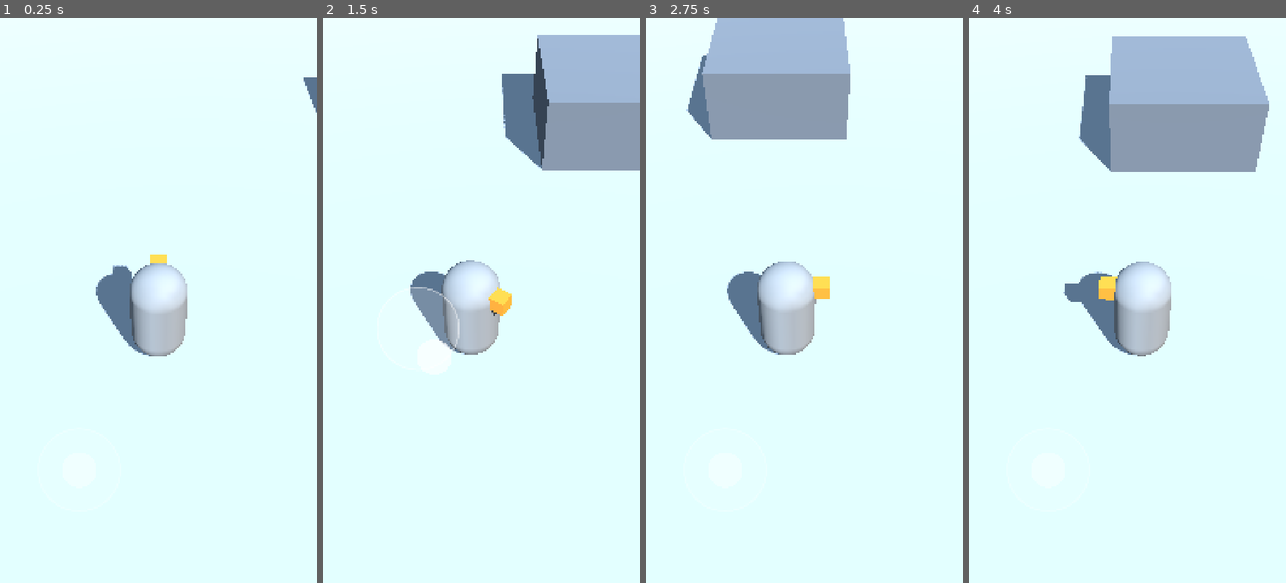
Above: before the commit, frames 1-4 (left to right).
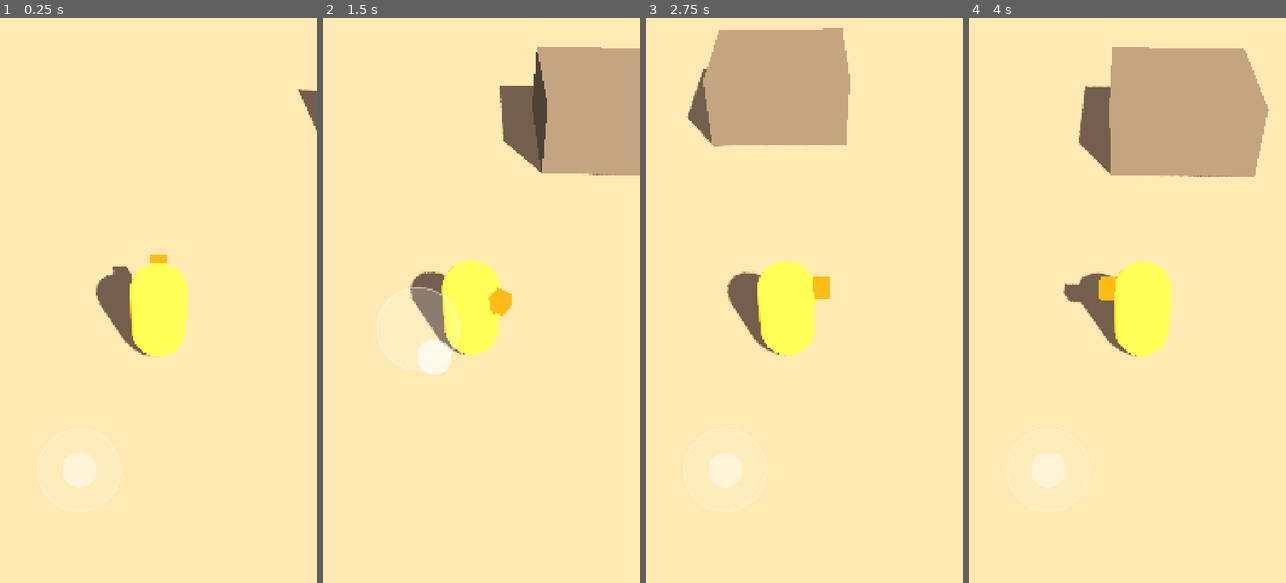
Above: after the commit, the same moments.

Repository: kms200104/material-search
Game: Godot game, scene res://game/village/village.tscn
Same seed, same stepped clock (60 frames per second), same inputs: the game is played once before the commit and once after it.
Inputs (mouse positions are in pixels of both pictures, inside the frame that each line leads up to):
- Up to frame 1 (0.25 s): no input
- Up to frame 2 (1.5 s): move the mouse to (551, 272) at 0.52 s; hold Right (ui_right) 0.53-1.25 s; click (551, 272) at 0.67 s; drag from (418, 328) to (465, 413) at 1.27 s
- Up to frame 3 (2.75 s): move the mouse to (836, 176) at 2.02 s; hold Right (ui_right) from 2.03 s (still down)
- Up to frame 4 (4 s): release Right (ui_right) at 2.75 s; drag from (1111, 413) to (1032, 215) at 2.77 s; move the mouse to (1222, 385) at 3.52 s; hold Left (ui_left) from 3.53 s (still down)

The runs differ from the first frame. In frame 1, 100% of the frame differs, in the area x 0-100%, y 0-100%; in frame 2, 100%; in frame 3, 100%; in frame 4, 100%.

Commit message:
Add toon material, warm lighting, world curve and shadow toggles
Toon diffuse shader with a shared world-curve include driven by global
shader parameters, plus a WorldStyle node that toggles toon shading,
warm sun/ambient light, world curve and single-cascade sun shadows.

Co-Authored-By: Claude Sonnet 5.5 <noreply@anthropic.com>
Claude-Session: https://claude.ai/code/session_019TDMEgspkhvZpHBxokYT7s

Diff:
--- /dev/null
+++ b/assets/materials/block_gray.tres
@@ -0,0 +1,7 @@
+[gd_resource type="ShaderMaterial" load_steps=2 format=3]
+
+[ext_resource type="Shader" path="res://assets/shaders/toon_world.gdshader" id="1_shader"]
+
+[resource]
+shader = ExtResource("1_shader")
+shader_parameter/albedo = Color(0.4, 0.4, 0.41, 1)
--- /dev/null
+++ b/assets/materials/ground_gray.tres
@@ -0,0 +1,7 @@
+[gd_resource type="ShaderMaterial" load_steps=2 format=3]
+
+[ext_resource type="Shader" path="res://assets/shaders/toon_world.gdshader" id="1_shader"]
+
+[resource]
+shader = ExtResource("1_shader")
+shader_parameter/albedo = Color(0.55, 0.55, 0.54, 1)
--- /dev/null
+++ b/assets/materials/player_body.tres
@@ -0,0 +1,7 @@
+[gd_resource type="ShaderMaterial" load_steps=2 format=3]
+
+[ext_resource type="Shader" path="res://assets/shaders/toon_world.gdshader" id="1_shader"]
+
+[resource]
+shader = ExtResource("1_shader")
+shader_parameter/albedo = Color(0.9, 0.72, 0.3, 1)
--- /dev/null
+++ b/assets/materials/player_nose.tres
@@ -0,0 +1,7 @@
+[gd_resource type="ShaderMaterial" load_steps=2 format=3]
+
+[ext_resource type="Shader" path="res://assets/shaders/toon_world.gdshader" id="1_shader"]
+
+[resource]
+shader = ExtResource("1_shader")
+shader_parameter/albedo = Color(1, 0.45, 0.12, 1)
--- /dev/null
+++ b/assets/shaders/lit_world.gdshader
@@ -0,0 +1,5 @@
+shader_type spatial;
+// 툰 끄기용: 같은 파라미터, 일반 디퓨즈. WorldStyle이 툰 셰이더와 맞바꾼다.
+render_mode specular_disabled;
+
+#include "res://assets/shaders/include/toon_common.gdshaderinc"
--- /dev/null
+++ b/assets/shaders/toon_world.gdshader
@@ -0,0 +1,5 @@
+shader_type spatial;
+// Godot 내장 Toon 디퓨즈. 하이라이트 없이 매트하게.
+render_mode diffuse_toon, specular_disabled;
+
+#include "res://assets/shaders/include/toon_common.gdshaderinc"
--- /dev/null
+++ b/game/lighting/world_style.gd
@@ -0,0 +1,129 @@
+class_name WorldStyle
+extends Node
+## 월드의 룩(툰 셰이딩 · 따뜻한 조명 · 월드 커브 · 그림자)을 한 곳에서 켜고 끈다.
+## 실행 중 인스펙터(원격 트리)에서 값을 바꾸면 즉시 반영된다.
+## 월드 커브/툰 부드러움은 전역 셰이더 파라미터로 모든 머티리얼에 공유된다.
+
+@export_group("References")
+@export var sun: DirectionalLight3D
+@export var world_environment: WorldEnvironment
+## 월드 커브의 기준점(보통 플레이어). 이 위치 주변이 평평하다.
+@export var focus: Node3D
+@export var toon_shader: Shader
+@export var lit_shader: Shader
+## 툰/일반 셰이더를 맞바꿀 머티리얼들 (같은 파라미터 이름을 공유해야 한다).
+@export var materials: Array[ShaderMaterial] = []
+
+@export_group("Toon")
+@export var toon_enabled: bool = true:
+	set(value):
+		toon_enabled = value
+		_apply_toon()
+## 툰 명암 경계의 부드러움. 0 = 칼같이 딱 떨어짐, 1 = 아주 부드러움.
+@export_range(0.0, 1.0, 0.01) var toon_softness: float = 0.35:
+	set(value):
+		toon_softness = value
+		_apply_toon()
+
+@export_group("World Curve")
+@export var curve_enabled: bool = true:
+	set(value):
+		curve_enabled = value
+		_apply_curve()
+## 기준점에서 d미터 떨어진 곳이 strength × d² 미터 가라앉는다.
+@export_range(0.0, 0.02, 0.0001) var curve_strength: float = 0.004:
+	set(value):
+		curve_strength = value
+		_apply_curve()
+
+@export_group("Warm Lighting")
+@export var warm_light_enabled: bool = true:
+	set(value):
+		warm_light_enabled = value
+		_apply_lighting()
+@export var warm_sun_color: Color = Color(1.0, 0.86, 0.66, 1.0):
+	set(value):
+		warm_sun_color = value
+		_apply_lighting()
+@export_range(0.0, 4.0, 0.05) var warm_sun_energy: float = 0.8:
+	set(value):
+		warm_sun_energy = value
+		_apply_lighting()
+@export var warm_ambient_color: Color = Color(0.98, 0.84, 0.72, 1.0):
+	set(value):
+		warm_ambient_color = value
+		_apply_lighting()
+@export_range(0.0, 4.0, 0.05) var warm_ambient_energy: float = 0.4:
+	set(value):
+		warm_ambient_energy = value
+		_apply_lighting()
+@export var neutral_sun_color: Color = Color(1.0, 1.0, 1.0, 1.0)
+@export_range(0.0, 4.0, 0.05) var neutral_sun_energy: float = 0.75
+@export var neutral_ambient_color: Color = Color(0.75, 0.78, 0.82, 1.0)
+@export_range(0.0, 4.0, 0.05) var neutral_ambient_energy: float = 0.35
+
+@export_group("Shadows")
+## 방향광 그림자. 모바일 규칙상 캐스케이드는 항상 1단계(ORTHOGONAL)로 고정한다.
+@export var shadows_enabled: bool = true:
+	set(value):
+		shadows_enabled = value
+		_apply_shadows()
+@export_range(5.0, 100.0, 0.5, "suffix:m") var shadow_distance: float = 28.0:
+	set(value):
+		shadow_distance = value
+		_apply_shadows()
+
+
+func _ready() -> void:
+	_apply_all()
+
+
+func _process(_delta: float) -> void:
+	if focus != null:
+		RenderingServer.global_shader_parameter_set("world_curve_origin", focus.global_position)
+
+
+func _apply_all() -> void:
+	_apply_toon()
+	_apply_curve()
+	_apply_lighting()
+	_apply_shadows()
+
+
+func _apply_toon() -> void:
+	if not is_node_ready():
+		return
+	RenderingServer.global_shader_parameter_set("toon_softness", toon_softness)
+	var shader: Shader = toon_shader if toon_enabled else lit_shader
+	if shader == null:
+		return
+	for material: ShaderMaterial in materials:
+		if material != null and material.shader != shader:
+			material.shader = shader
+
+
+func _apply_curve() -> void:
+	if not is_node_ready():
+		return
+	RenderingServer.global_shader_parameter_set("world_curve_strength", curve_strength if curve_enabled else 0.0)
+
+
+func _apply_lighting() -> void:
+	if not is_node_ready():
+		return
+	if sun != null:
+		sun.light_color = warm_sun_color if warm_light_enabled else neutral_sun_color
+		sun.light_energy = warm_sun_energy if warm_light_enabled else neutral_sun_energy
+	if world_environment != null and world_environment.environment != null:
+		var env: Environment = world_environment.environment
+		env.ambient_light_source = Environment.AMBIENT_SOURCE_COLOR
+		env.ambient_light_color = warm_ambient_color if warm_light_enabled else neutral_ambient_color
+		env.ambient_light_energy = warm_ambient_energy if warm_light_enabled else neutral_ambient_energy
+
+
+func _apply_shadows() -> void:
+	if not is_node_ready() or sun == null:
+		return
+	sun.shadow_enabled = shadows_enabled
+	sun.directional_shadow_mode = DirectionalLight3D.SHADOW_ORTHOGONAL
+	sun.directional_shadow_max_distance = shadow_distance
--- a/game/player/player.tscn
+++ b/game/player/player.tscn
@@ -1,6 +1,8 @@
-[gd_scene load_steps=6 format=3]
+[gd_scene load_steps=7 format=3]
 
 [ext_resource type="Script" path="res://game/player/player.gd" id="1_player"]
+[ext_resource type="Material" path="res://assets/materials/player_body.tres" id="2_body"]
+[ext_resource type="Material" path="res://assets/materials/player_nose.tres" id="3_nose"]
 
 [sub_resource type="CapsuleShape3D" id="CapsuleShape3D_body"]
 radius = 0.4
@@ -12,9 +14,6 @@
 
 [sub_resource type="BoxMesh" id="BoxMesh_nose"]
 size = Vector3(0.22, 0.22, 0.32)
-
-[sub_resource type="StandardMaterial3D" id="StandardMaterial3D_nose"]
-albedo_color = Color(1, 0.55, 0.15, 1)
 
 [node name="Player" type="CharacterBody3D" node_paths=PackedStringArray("body")]
 script = ExtResource("1_player")
@@ -29,8 +28,9 @@
 
 [node name="Capsule" type="MeshInstance3D" parent="Body"]
 mesh = SubResource("CapsuleMesh_body")
+surface_material_override/0 = ExtResource("2_body")
 
 [node name="Nose" type="MeshInstance3D" parent="Body"]
 transform = Transform3D(1, 0, 0, 0, 1, 0, 0, 0, 1, 0, 0.45, -0.42)
 mesh = SubResource("BoxMesh_nose")
-surface_material_override/0 = SubResource("StandardMaterial3D_nose")
+surface_material_override/0 = ExtResource("3_nose")
--- a/game/village/village.tscn
+++ b/game/village/village.tscn
@@ -1,12 +1,20 @@
-[gd_scene load_steps=15 format=3]
+[gd_scene load_steps=22 format=3]
 
 [ext_resource type="PackedScene" path="res://game/player/player.tscn" id="1_player"]
 [ext_resource type="Script" path="res://game/camera/follow_camera.gd" id="2_camera"]
 [ext_resource type="Script" path="res://ui/hud/virtual_joystick.gd" id="3_joystick"]
+[ext_resource type="Script" path="res://game/lighting/world_style.gd" id="4_style"]
+[ext_resource type="Shader" path="res://assets/shaders/toon_world.gdshader" id="5_toon"]
+[ext_resource type="Shader" path="res://assets/shaders/lit_world.gdshader" id="6_lit"]
+[ext_resource type="Material" path="res://assets/materials/ground_gray.tres" id="7_ground"]
+[ext_resource type="Material" path="res://assets/materials/block_gray.tres" id="8_block"]
+[ext_resource type="Material" path="res://assets/materials/player_body.tres" id="9_body"]
+[ext_resource type="Material" path="res://assets/materials/player_nose.tres" id="10_nose"]
 
 [sub_resource type="ProceduralSkyMaterial" id="Sky_mat"]
 sky_top_color = Color(0.55, 0.7, 0.85, 1)
 sky_horizon_color = Color(0.8, 0.85, 0.9, 1)
+ground_bottom_color = Color(0.8, 0.85, 0.9, 1)
 ground_horizon_color = Color(0.8, 0.85, 0.9, 1)
 
 [sub_resource type="Sky" id="Sky_main"]
@@ -18,18 +26,15 @@
 ambient_light_source = 3
 ambient_light_color = Color(0.75, 0.78, 0.82, 1)
 ambient_light_energy = 0.6
+tonemap_mode = 2
 
-[sub_resource type="StandardMaterial3D" id="Mat_ground"]
-albedo_color = Color(0.62, 0.64, 0.66, 1)
-
-[sub_resource type="StandardMaterial3D" id="Mat_block"]
-albedo_color = Color(0.42, 0.44, 0.47, 1)
-
-[sub_resource type="BoxMesh" id="Mesh_ground"]
-size = Vector3(60, 1, 60)
+[sub_resource type="PlaneMesh" id="Mesh_ground"]
+size = Vector2(160, 160)
+subdivide_width = 63
+subdivide_depth = 63
 
 [sub_resource type="BoxShape3D" id="Shape_ground"]
-size = Vector3(60, 1, 60)
+size = Vector3(160, 1, 160)
 
 [sub_resource type="BoxMesh" id="Mesh_block"]
 size = Vector3(3, 1.5, 3)
@@ -51,6 +56,19 @@
 [node name="Sun" type="DirectionalLight3D" parent="."]
 transform = Transform3D(0.866025, -0.353553, 0.353553, 0, 0.707107, 0.707107, -0.5, -0.612372, 0.612372, 0, 8, 0)
 shadow_enabled = true
+shadow_bias = 0.05
+shadow_normal_bias = 1.0
+directional_shadow_mode = 0
+directional_shadow_max_distance = 28.0
+
+[node name="WorldStyle" type="Node" parent="." node_paths=PackedStringArray("sun", "world_environment", "focus")]
+script = ExtResource("4_style")
+sun = NodePath("../Sun")
+world_environment = NodePath("../WorldEnvironment")
+focus = NodePath("../Player")
+toon_shader = ExtResource("5_toon")
+lit_shader = ExtResource("6_lit")
+materials = Array[ShaderMaterial]([ExtResource("7_ground"), ExtResource("8_block"), ExtResource("9_body"), ExtResource("10_nose")])
 
 [node name="Terrain" type="Node3D" parent="."]
 
@@ -58,8 +76,9 @@
 transform = Transform3D(1, 0, 0, 0, 1, 0, 0, 0, 1, 0, -0.5, 0)
 
 [node name="Mesh" type="MeshInstance3D" parent="Terrain/Ground"]
+transform = Transform3D(1, 0, 0, 0, 1, 0, 0, 0, 1, 0, 0.5, 0)
 mesh = SubResource("Mesh_ground")
-surface_material_override/0 = SubResource("Mat_ground")
+surface_material_override/0 = ExtResource("7_ground")
 
 [node name="Shape" type="CollisionShape3D" parent="Terrain/Ground"]
 shape = SubResource("Shape_ground")
@@ -69,7 +88,7 @@
 
 [node name="Mesh" type="MeshInstance3D" parent="Terrain/BlockA"]
 mesh = SubResource("Mesh_block")
-surface_material_override/0 = SubResource("Mat_block")
+surface_material_override/0 = ExtResource("8_block")
 
 [node name="Shape" type="CollisionShape3D" parent="Terrain/BlockA"]
 shape = SubResource("Shape_block")
@@ -79,7 +98,7 @@
 
 [node name="Mesh" type="MeshInstance3D" parent="Terrain/BlockB"]
 mesh = SubResource("Mesh_block")
-surface_material_override/0 = SubResource("Mat_block")
+surface_material_override/0 = ExtResource("8_block")
 
 [node name="Shape" type="CollisionShape3D" parent="Terrain/BlockB"]
 shape = SubResource("Shape_block")
@@ -89,7 +108,7 @@
 
 [node name="Mesh" type="MeshInstance3D" parent="Terrain/BlockC"]
 mesh = SubResource("Mesh_block")
-surface_material_override/0 = SubResource("Mat_block")
+surface_material_override/0 = ExtResource("8_block")
 
 [node name="Shape" type="CollisionShape3D" parent="Terrain/BlockC"]
 shape = SubResource("Shape_block")
@@ -99,7 +118,7 @@
 
 [node name="Mesh" type="MeshInstance3D" parent="Terrain/Ramp"]
 mesh = SubResource("Mesh_ramp")
-surface_material_override/0 = SubResource("Mat_block")
+surface_material_override/0 = ExtResource("8_block")
 
 [node name="Shape" type="CollisionShape3D" parent="Terrain/Ramp"]
 shape = SubResource("Shape_ramp")
--- a/project.godot
+++ b/project.godot
@@ -29,3 +29,19 @@
 [rendering]
 
 renderer/rendering_method="mobile"
+lights_and_shadows/directional_shadow/size=2048
+
+[shader_globals]
+
+world_curve_strength={
+"type": "float",
+"value": 0.004
+}
+world_curve_origin={
+"type": "vec3",
+"value": Vector3(0, 0, 0)
+}
+toon_softness={
+"type": "float",
+"value": 0.35
+}
Not shown, added: assets/shaders/include/toon_common.gdshaderinc
Not shown, added: assets/shaders/include/toon_common.gdshaderinc.uid
Not shown, added: assets/shaders/include/world_curve.gdshaderinc
Not shown, added: assets/shaders/include/world_curve.gdshaderinc.uid
Not shown, added: assets/shaders/lit_world.gdshader.uid
Not shown, added: assets/shaders/toon_world.gdshader.uid
Not shown, added: game/lighting/world_style.gd.uid
